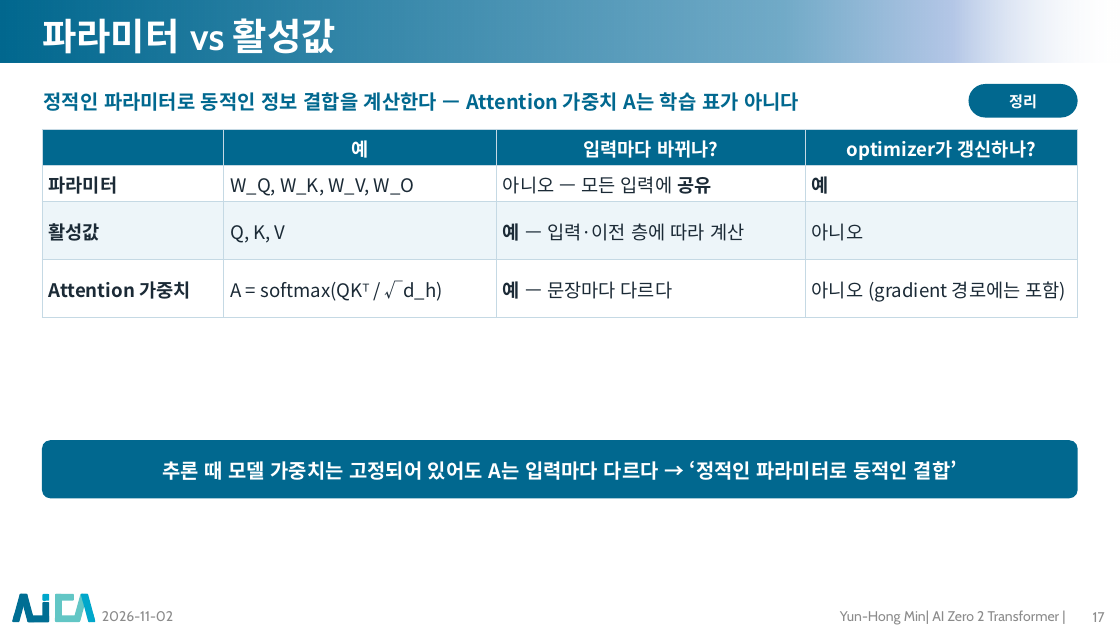
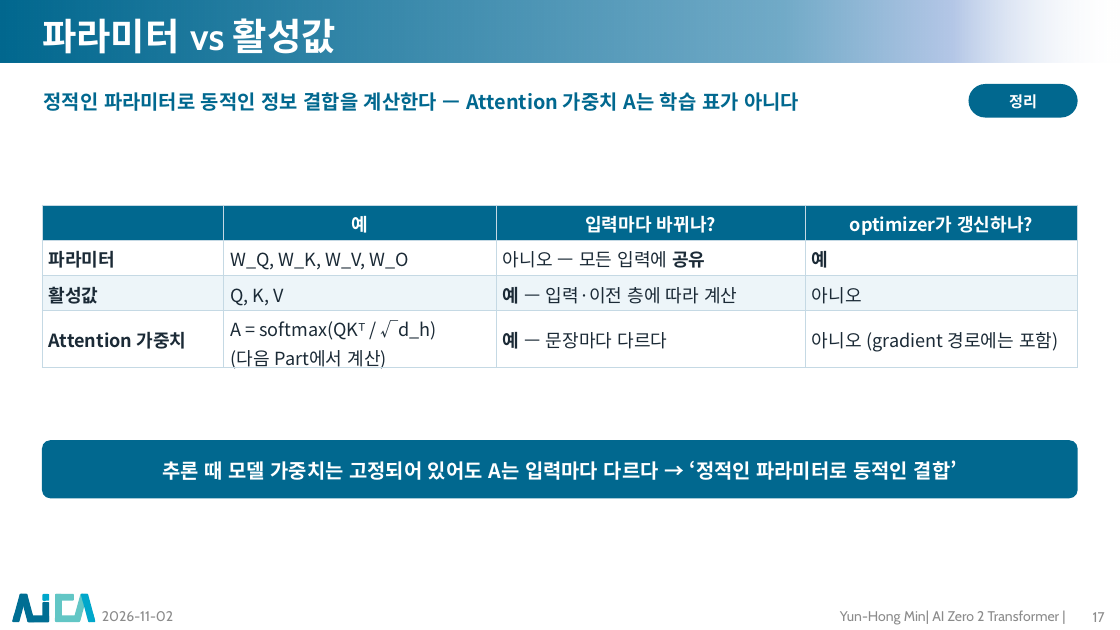
Before and after one commit to myunhh/AI-Zero-2-Transformers, a slide deck: slide 17 of lectures/week05_attention.pptx. Drawn at 1120x630 pixels with LibreOffice and Linux fonts; fonts in the diff are those of the drawing; background and template pictures are left out. Boxes give left, top, right and bottom in pixels: in the first picture for what was removed or moved away, otherwise in the second. Text is boxed around its words. In the diff, an @@ line names an element or a change of style, - is before the commit and + after.

```diff
--- a/lectures/week05_attention.pptx
+++ b/lectures/week05_attention.pptx
@@ table at bbox=[42, 205, 1077, 373] @@
-row 4, column 2: A = softmax(QKᵀ / √d_h)
+row 4, column 2: A = softmax(QKᵀ / √d_h) / (다음 Part에서 계산)
@@ size 16 to 15.5 pt in "예", "입력마다 바뀌나?", "optimizer가 갱신하나?", "파라미터" and 10 more places @@
@@ table: place and size @@
-table at bbox=[42, 129, 1077, 318]
+table at bbox=[42, 205, 1077, 373]
```
Also in this commit, not shown: 32 other slides changed, 12 other files.
